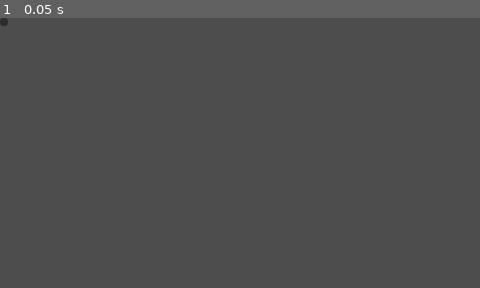
Above: before the commit, frame 1.
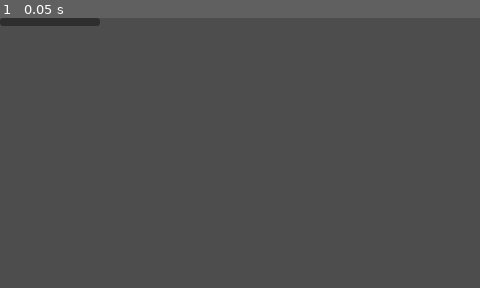
Above: after the commit, the same moment.

Repository: arcality/Count-Down-GMTK-2026
Game: Godot game, scene res://scenes/upgrade_button.tscn
Two runs of this game, one before a commit and one after it. Both use one fixed random seed, a clock stepped at 60 frames per second and the inputs below. This scene is started directly instead of the project's main scene.
Inputs:
- Up to frame 1 (0.05 s): no input

The runs differ from the first frame. In frame 1, 0.6% of the frame differs, in the area x 1-21%, y 0-3%.

Commit message:
add upgrade functionality

Diff:
--- a/scenes/main.tscn
+++ b/scenes/main.tscn
@@ -38,7 +38,7 @@
 horizontal_alignment = 1
 
 [node name="Timer" type="Timer" parent="." unique_id=373041728]
-wait_time = 60.0
+wait_time = 10.0
 one_shot = true
 
 [node name="StatsScreen" parent="." unique_id=582774533 instance=ExtResource("5_tbgi4")]
@@ -49,3 +49,4 @@
 [connection signal="timeout" from="Timer" to="." method="_on_timer_timeout"]
 [connection signal="main_menu_button_down" from="StatsScreen" to="." method="_on_stats_screen_main_menu_button_down"]
 [connection signal="retry_button_down" from="StatsScreen" to="." method="_on_stats_screen_retry_button_down"]
+[connection signal="upgrade_selected" from="StatsScreen" to="." method="_on_stats_screen_upgrade_selected"]
--- a/scenes/stats_screen.tscn
+++ b/scenes/stats_screen.tscn
@@ -8,10 +8,14 @@
 [node name="Background" type="Sprite2D" parent="." unique_id=382946121]
 
 [node name="BirdsSavedLabel" type="Label" parent="." unique_id=1648751316]
-offset_left = 148.0
-offset_top = 12.0
-offset_right = 240.0
-offset_bottom = 35.0
+anchors_preset = 5
+anchor_left = 0.5
+anchor_right = 0.5
+offset_left = -46.0
+offset_top = 24.0
+offset_right = 46.0
+offset_bottom = 47.0
+grow_horizontal = 2
 text = "Placeholder"
 horizontal_alignment = 1
 vertical_alignment = 1
@@ -54,5 +58,19 @@
 layout_mode = 2
 text = "dhsjkhgd"
 
+[node name="SelectAnUpgradeLabel" type="Label" parent="." unique_id=2129483883]
+anchors_preset = 8
+anchor_left = 0.5
+anchor_top = 0.5
+anchor_right = 0.5
+anchor_bottom = 0.5
+offset_left = -70.0
+offset_top = -59.5
+offset_right = 70.0
+offset_bottom = -36.5
+grow_horizontal = 2
+grow_vertical = 2
+text = "Select an Upgrade"
+
 [connection signal="button_down" from="RetryButton" to="." method="_on_retry_button_button_down"]
 [connection signal="button_down" from="MainMenuButton" to="." method="_on_main_menu_button_button_down"]
--- a/scenes/upgrade_button.tscn
+++ b/scenes/upgrade_button.tscn
@@ -3,6 +3,12 @@
 [ext_resource type="Script" uid="uid://w07mg1b4pbcj" path="res://upgrade_button.gd" id="1_vd32k"]
 
 [node name="UpgradeButton" type="Button" unique_id=828683781]
+custom_minimum_size = Vector2(100, 0)
+custom_maximum_size = Vector2(100, -1)
 offset_right = 8.0
 offset_bottom = 8.0
+theme_override_font_sizes/font_size = 10
+autowrap_mode = 2
 script = ExtResource("1_vd32k")
+
+[connection signal="button_down" from="." to="." method="_on_button_down"]
--- a/scripts/main.gd
+++ b/scripts/main.gd
@@ -133,3 +133,9 @@
 	$"Title Screen".hide()
 	$"Title Screen/Button".disabled = true
 	start_level()
+
+
+func _on_stats_screen_upgrade_selected(upgrade: Upgrade.Upgrades) -> void:
+	print(upgrade)
+	%Player.upgrade_speed()
+	print("Upgrade Selected: "+Upgrade.upgrade_data[upgrade]["text"])
--- a/scripts/player.gd
+++ b/scripts/player.gd
@@ -3,7 +3,7 @@
 @onready var net: Node2D = $Net
 
 const SPEED: float = 300.0
-const ACCELERATION: float = 16 * 60
+var ACCELERATION: float = 16 * 60
 const DECELERATION: float = 4 * 60
 
 var can_move: bool = false
@@ -26,6 +26,7 @@
 # is never (0, 0)
 var facing_direction := Vector2(0,-1)
 
+var has_max_speed = false
 
 enum States {
 	NOTHING,
@@ -75,6 +76,13 @@
 
 func respawn() -> void:
 	position = spawn_position
+
+
+func upgrade_speed() -> void:
+	var upgrade_factor: float = 1.3
+	ACCELERATION *= upgrade_factor
+
+	print(ACCELERATION)
 
 
 func swing_net() -> void:
--- a/scripts/stats_screen.gd
+++ b/scripts/stats_screen.gd
@@ -2,9 +2,11 @@
 
 signal retry_button_down
 signal main_menu_button_down
+signal upgrade_selected(upgrade: Upgrade.Upgrades)
 
 @onready var upgrade_scene = preload("res://scenes/upgrade.tscn")
 @onready var upgrade_button_scene = preload("res://scenes/upgrade_button.tscn")
+
 
 # Called when the node enters the scene tree for the first time.
 func _ready() -> void:
@@ -23,12 +25,18 @@
 
 func add_upgrade_choice(upgrade: Upgrade.Upgrades) -> void:
 	#var new_upgrade = upgrade_scene.instantiate()
-	upgrade = Upgrade.Upgrades.values().pick_random()
+	#upgrade = Upgrade.Upgrades.values().pick_random()
 	#var display_text = Upgrade.upgrade_data[upgrade]["text"]
-	var upgrade_button = upgrade_button_scene.instantiate()
+	var upgrade_button := upgrade_button_scene.instantiate()
 	upgrade_button.set_upgrade(upgrade)
 	$UpgradeHBox.add_child(upgrade_button)
+	upgrade_button.upgrade_button_down.connect(_on_upgrade_button_down)
 
+func _on_upgrade_button_down(upgrade: Upgrade.Upgrades) -> void:
+	print(upgrade)
+	for button: UpgradeButton in $UpgradeHBox.get_children():
+		button.disabled = true
+	upgrade_selected.emit(upgrade)
 
 
 
--- a/upgrade_button.gd
+++ b/upgrade_button.gd
@@ -1,14 +1,22 @@
 class_name UpgradeButton extends Button
 
 var upgrade: Upgrade.Upgrades
+
+signal upgrade_button_down(upgrade: Upgrade.Upgrades)
 
 # Called when the node enters the scene tree for the first time.
 func _ready() -> void:
 	pass # Replace with function body.
 
-func set_upgrade(upgrade: Upgrade.Upgrades) -> void:
-	text = Upgrade.upgrade_data[upgrade]["text"]
+func set_upgrade(upgrade_: Upgrade.Upgrades) -> void:
+	upgrade = upgrade_
+	text = Upgrade.upgrade_data[upgrade_]["text"]
 
 # Called every frame. 'delta' is the elapsed time since the previous frame.
-func _process(delta: float) -> void:
+func _process(_delta: float) -> void:
 	pass
+
+
+func _on_button_down() -> void:
+
+	upgrade_button_down.emit(upgrade)
